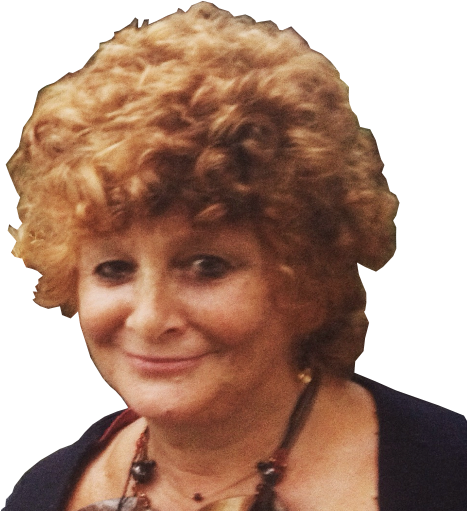
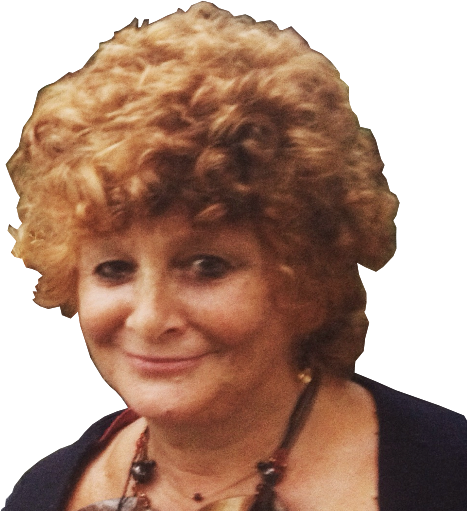
Before/after of a w=467, h=511 layered artwork. What changed in the layer stack:
added layer "layer1-new" above "Layer 1" over left=0, top=0, right=467, bottom=511
